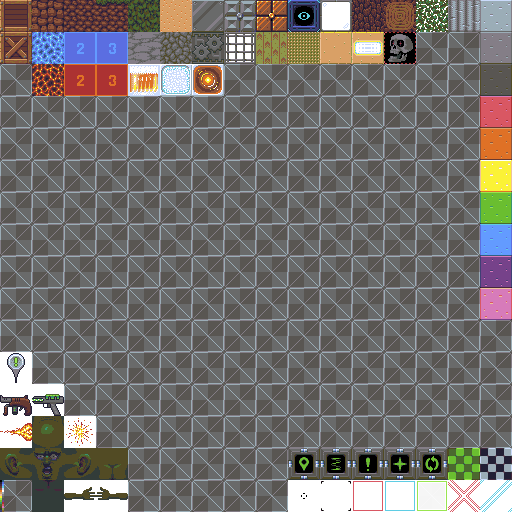
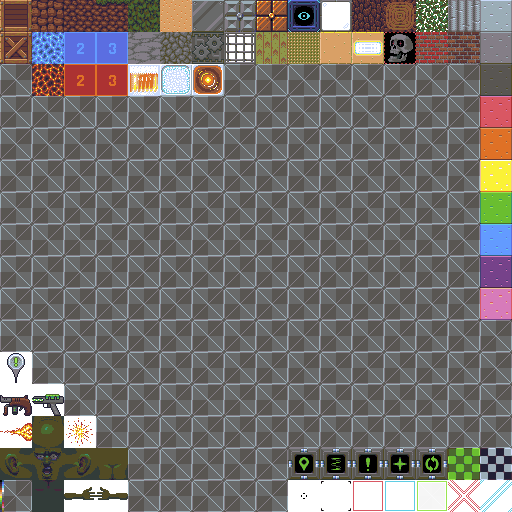
Layered file, before and after one edit (512x512). Changes by layer:
added layer "Bricks" in group "Blocks" over bbox(416, 32, 480, 64)
